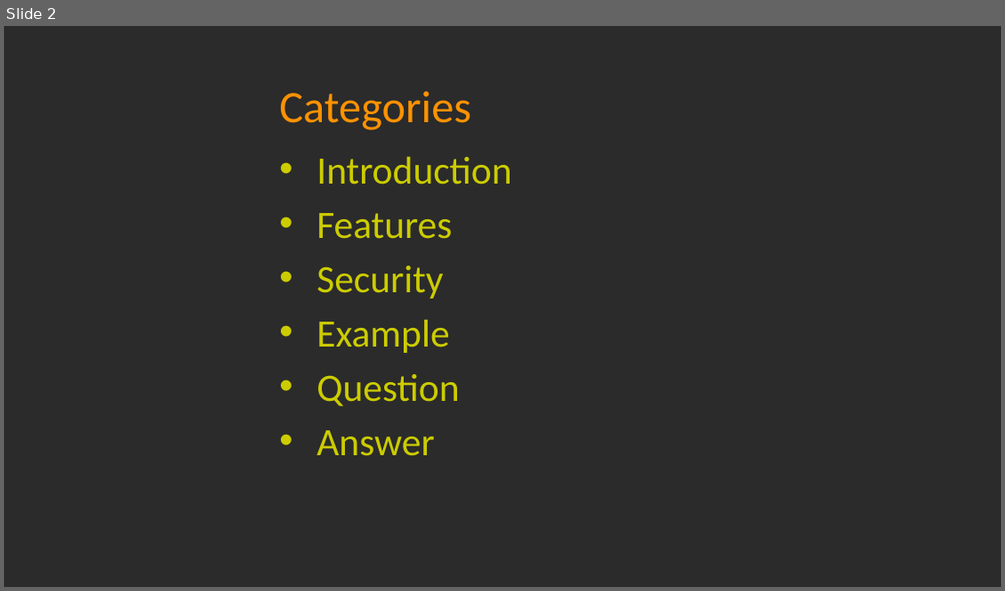
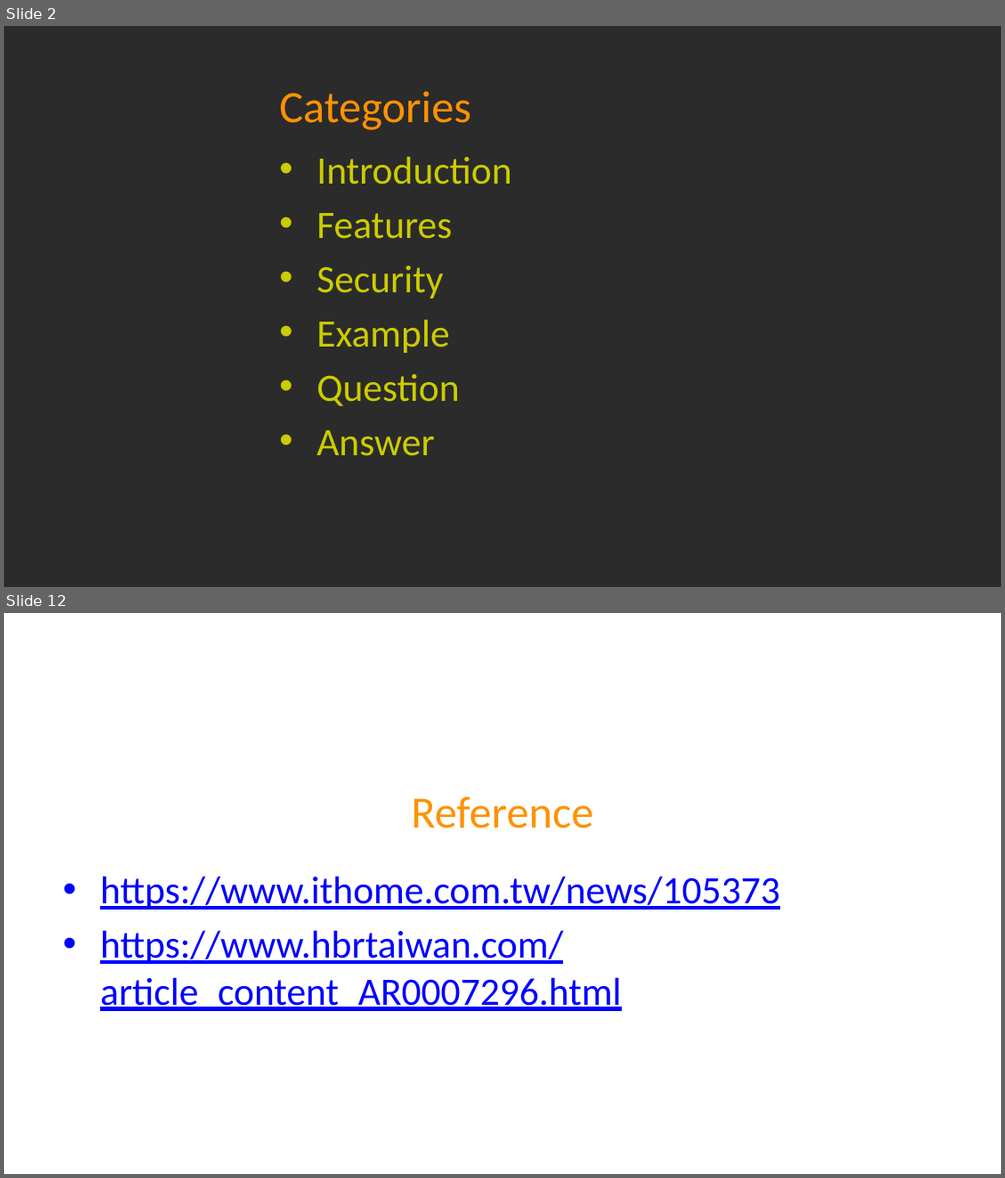
Before and after one commit to LeafLu0315/Presentation, a slide deck: blockchain.pptx. Shown one above the other, each under a label of ours: slide 2 before the commit, slides 2 and 12 after it; the slides between them are not shown. The pictures are 1005x591 and 1005x1178 pixels, drawn with LibreOffice and Linux fonts; fonts in the diff are those of the drawing; background and template pictures are left out; a plain dark background stands for a picture behind light text. Boxes give left, top, right and bottom in pixels: in the first picture for what was removed or moved away, otherwise in the second. Text is boxed around its words. In the diff, an @@ line names an element or a change of style, - is before the commit and + after.

```diff
--- a/blockchain.pptx
+++ b/blockchain.pptx
@@ slide 12 added at [4,613,1001,1174], background picture (left out) @@
@@ title added at [411,796,593,828], 32.4 pt, text #FE9202 @@
+Reference
@@ text added at [100,876,780,1011], 28 pt, text #0000FF, underline @@
+• https://www.ithome.com.tw/news/105373
+• https://www.hbrtaiwan.com/article_content_AR0007296.html
```
Also in this commit, not shown: 5 slides changed, 6 other slides added, 2 slides removed.
